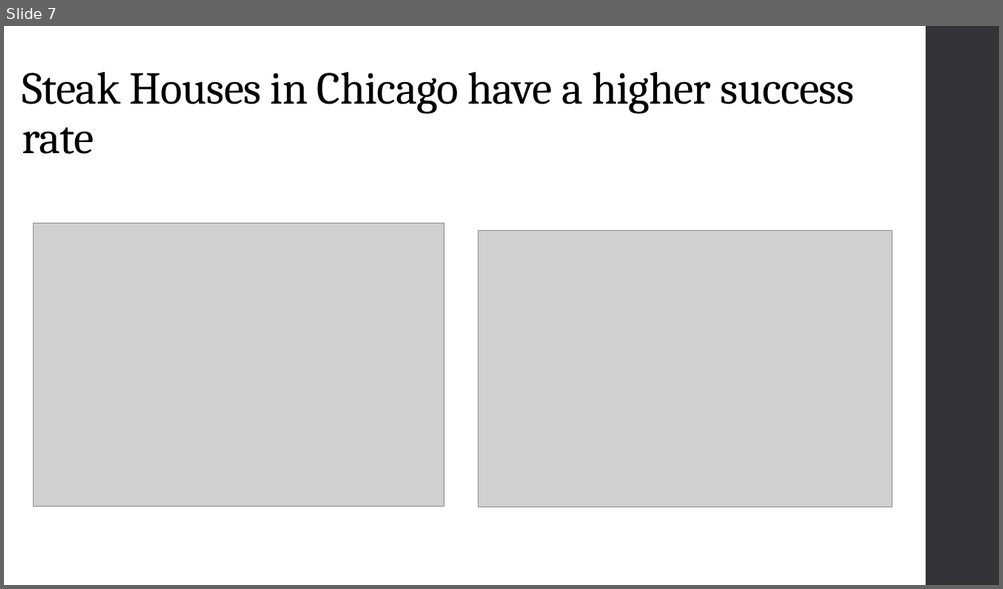
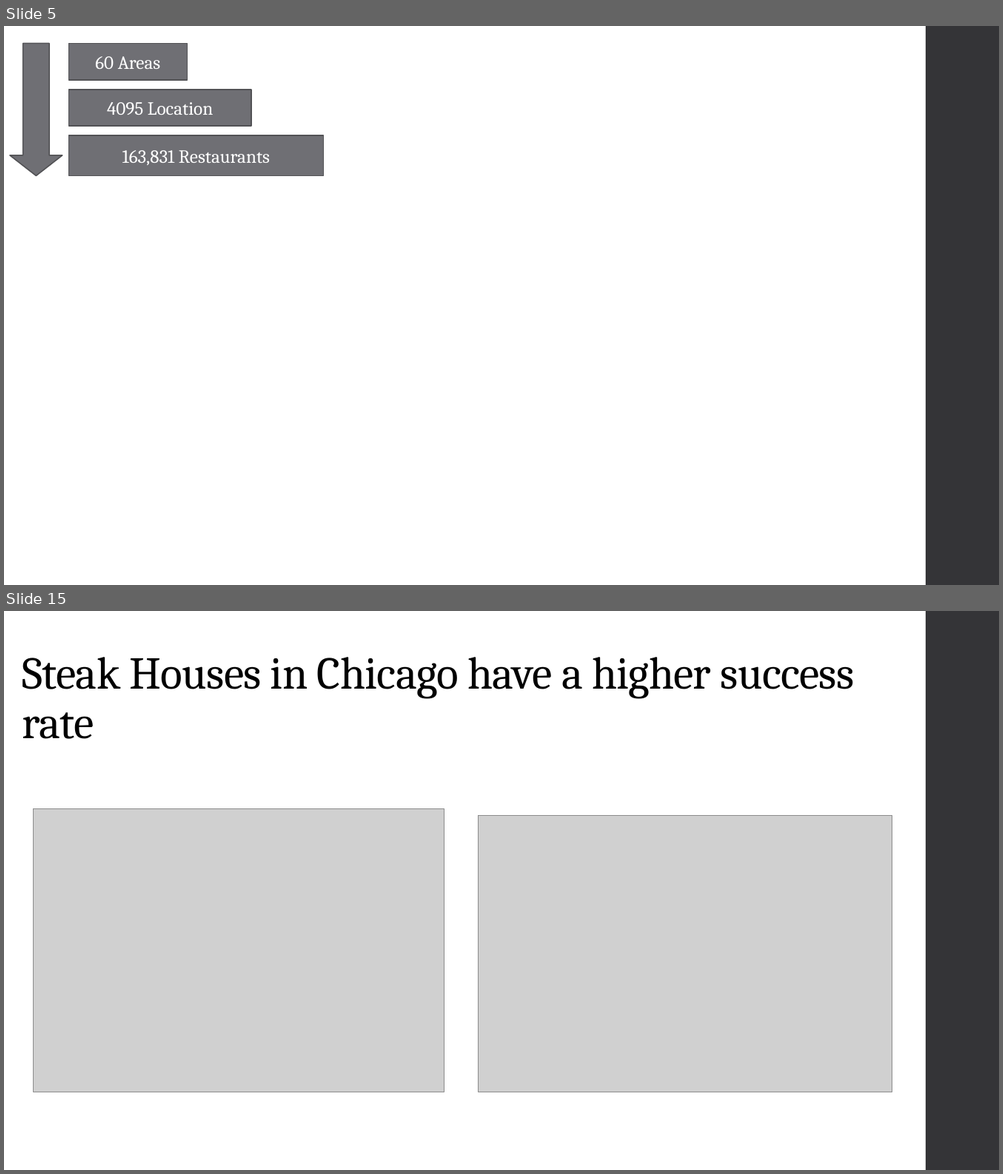
Before and after one commit to MichaelEmmert/OpenTable, a slide deck: opentable.pptm. Shown one above the other, each under a label of ours: slide 7 before the commit, slides 5 and 15 after it; the slides between them are not shown. The pictures are 1003x589 and 1003x1174 pixels, drawn with LibreOffice and Linux fonts; fonts in the diff are those of the drawing; grey boxes stand for pictures. Boxes give left, top, right and bottom in pixels: in the first picture for what was removed or moved away, otherwise in the second. Text is boxed around its words. In the diff, an @@ line names an element or a change of style, - is before the commit and + after.

```diff
--- a/opentable.pptm
+++ b/opentable.pptm
@@ slide 5 added at box(4, 26, 999, 585), background #FFFFFF; not listed: 1 template element that a slide beside it also shows @@
@@ down arrow added at box(10, 43, 62, 176), fill #6F6F74, outline #525256 1.1 pt @@
@@ rectangle added at box(69, 43, 188, 80), fill #6F6F74, outline #525256 1.1 pt, 18 pt, text #FFFFFF @@
+60 Areas
@@ rectangle added at box(69, 90, 252, 126), fill #6F6F74, outline #525256 1.1 pt, 18 pt, text #FFFFFF @@
+4095 Location
@@ rectangle added at box(69, 136, 324, 176), fill #6F6F74, outline #525256 1.1 pt, 18 pt, text #FFFFFF @@
+163,831 Restaurants
@@ what was slide 7 is now slide 15 @@
```
Also in this commit, not shown: 4 slides changed, 9 other slides added, 2 slides removed, 4 other files.
